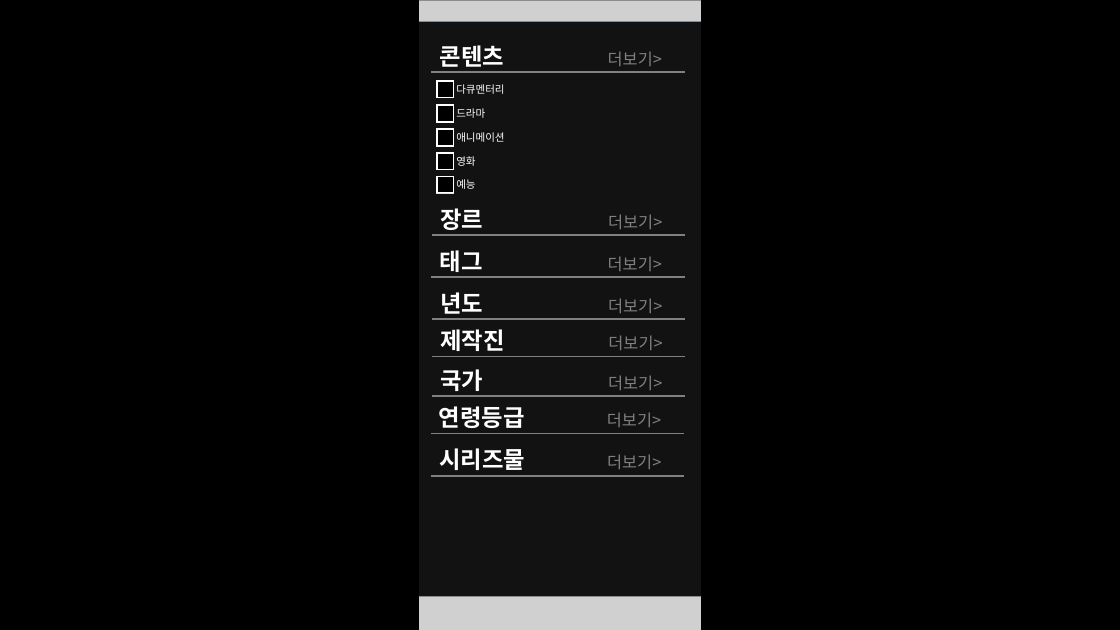
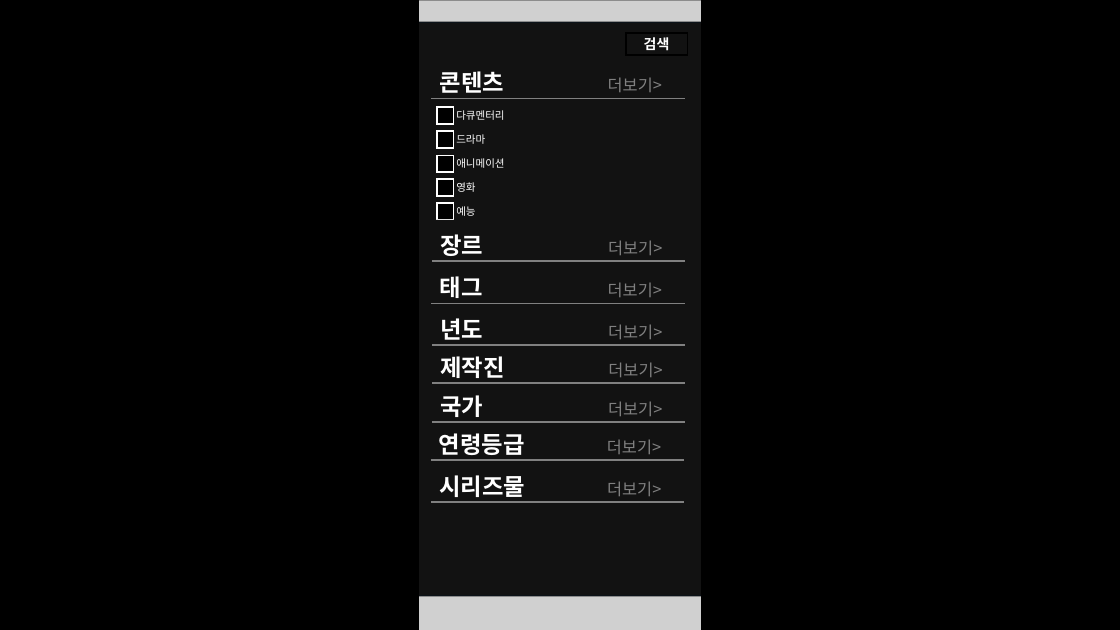
Before and after one commit to lhs020208/GameInterface-7, a slide deck: slide 16 of 7조 기말과제 - 숏폼형 모바일 OTT.pptm. Drawn at 1120x630 pixels with LibreOffice and Linux fonts; fonts in the diff are those of the drawing; grey boxes stand for pictures. Boxes give left, top, right and bottom in pixels: in the first picture for what was removed or moved away, otherwise in the second. Text is boxed around its words. In the diff, an @@ line names an element or a change of style, - is before the commit and + after.

Commit message:
장르 "검색" 추가

```diff
--- a/7조 기말과제 - 숏폼형 모바일 OTT.pptm
+++ b/7조 기말과제 - 숏폼형 모바일 OTT.pptm
@@ rectangle added at bbox=[626, 33, 688, 55], fill #121212, outline #000000 1.5 pt, 12 pt, text #FFFFFF, bold @@
+검색
@@ 13 rectangles, 8 lines, 6 texts: place and size @@
-13 rectangles, 8 lines, 6 texts at bbox=[424, 38, 696, 479]
+13 rectangles, 8 lines, 6 texts at bbox=[424, 65, 696, 505]
```
Also in this commit, not shown: 3 other slides changed.
